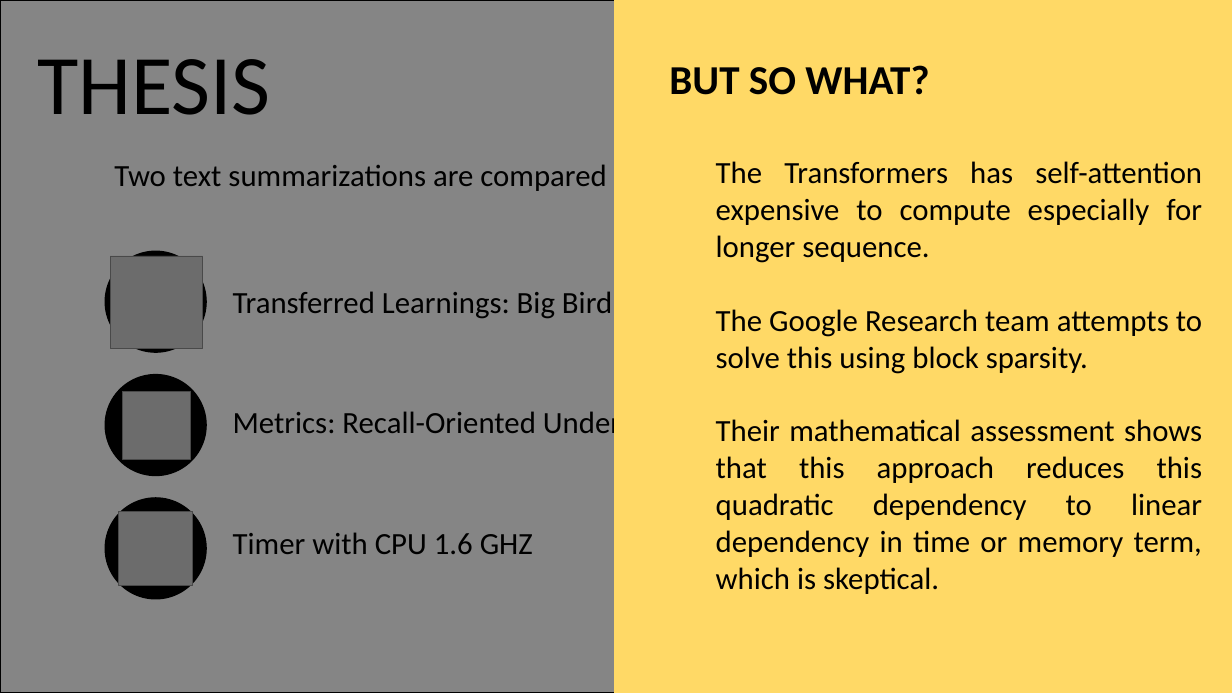
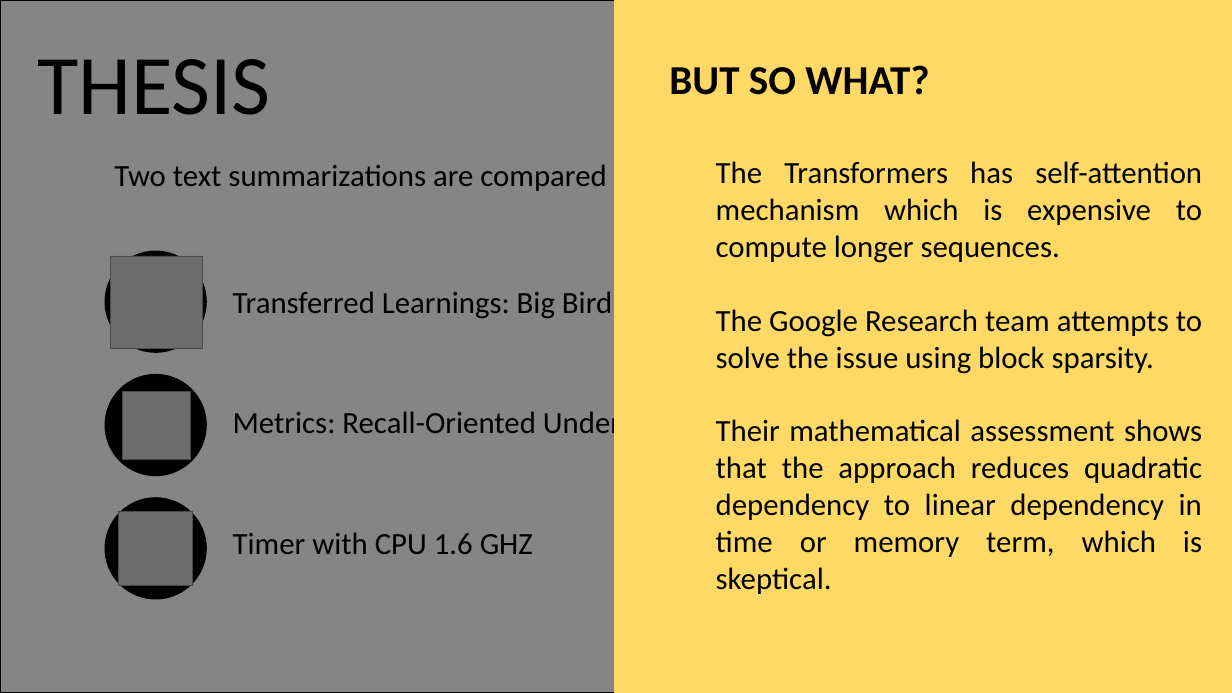
Before and after one commit to jonahwinninghoff/Text-Summarization, a slide deck: slide 3 of Presentation/BigBird.pptx. Drawn at 1232x693 pixels with LibreOffice and Linux fonts; fonts in the diff are those of the drawing; grey boxes stand for pictures. Boxes give left, top, right and bottom in pixels: in the first picture for what was removed or moved away, otherwise in the second. Text is boxed around its words. In the diff, an @@ line names an element or a change of style, - is before the commit and + after.

```diff
--- a/Presentation/BigBird.pptx
+++ b/Presentation/BigBird.pptx
@@ text at (x1=716, y1=161, x2=1202, y2=594): text changed @@
-    The Transformers has self-attention expensive to compute especially for longer sequence.
-    The Google Research team attempts to solve this using block sparsity.
-    Their mathematical assessment shows that this approach reduces this quadratic dependency to linear dependency in time or memory term, which is skeptical.
+    The Transformers has self-attention mechanism which is expensive to compute longer sequences.
+    The Google Research team attempts to solve the issue using block sparsity.
+    Their mathematical assessment shows that the approach reduces quadratic dependency to linear dependency in time or memory term, which is skeptical.
```
Also in this commit, not shown: 8 other slides changed, 1 other file.
